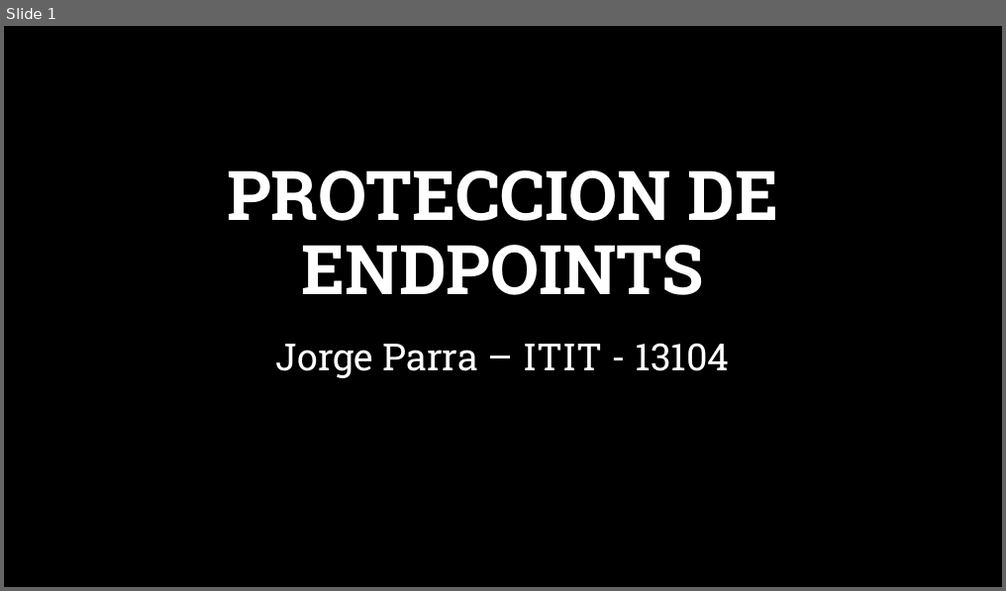
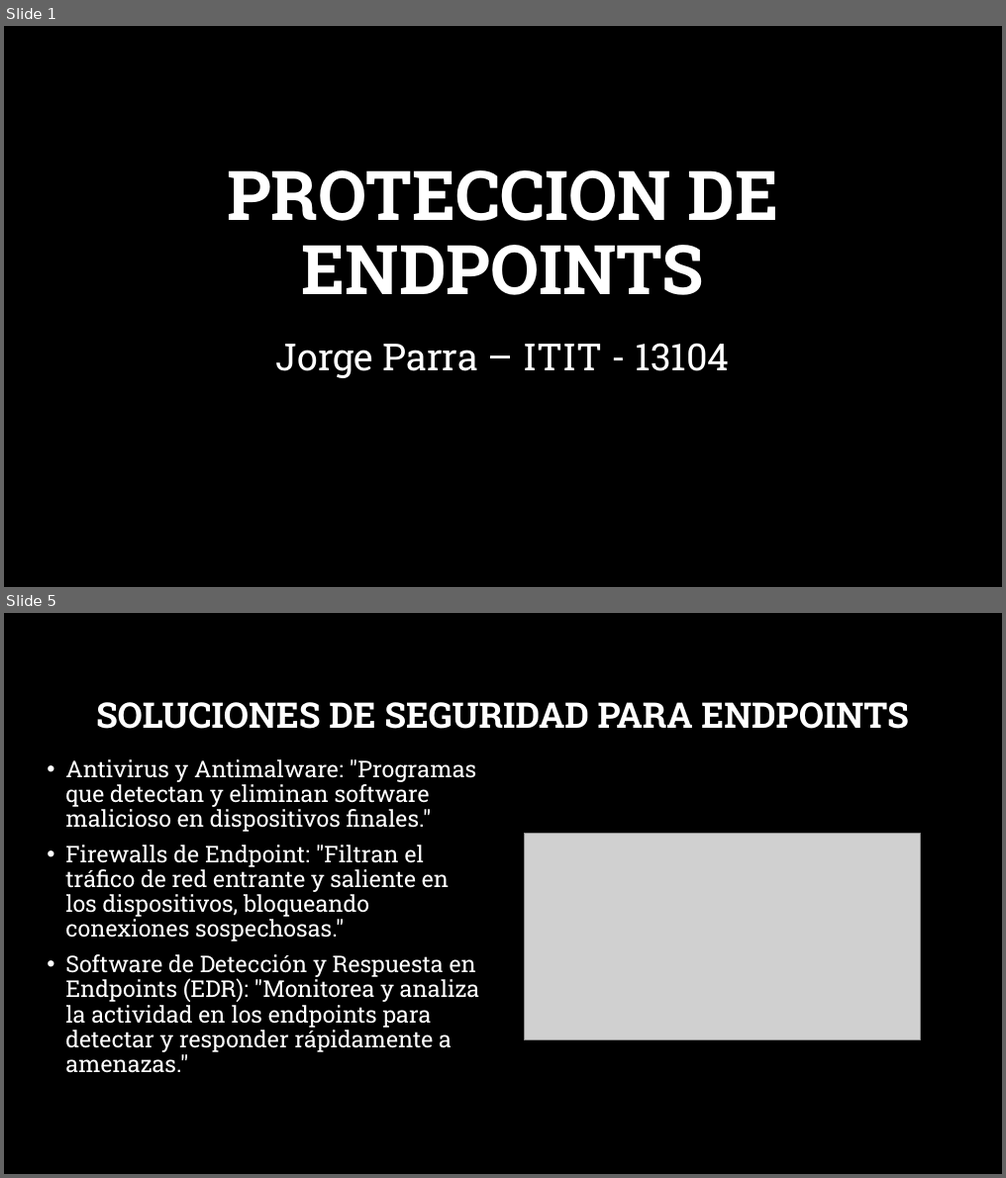
Before and after one commit to jphed/Sem5ULSA, a slide deck: redes/parcial1/Proteccion de endpoints.pptx. Shown one above the other, each under a label of ours: slide 1 before the commit, slides 1 and 5 after it; the slides between them are not shown. The pictures are 1006x591 and 1006x1178 pixels, drawn with LibreOffice and Linux fonts; fonts in the diff are those of the drawing; grey boxes stand for pictures; background and template pictures are left out. Boxes give left, top, right and bottom in pixels: in the first picture for what was removed or moved away, otherwise in the second. Text is boxed around its words. In the diff, an @@ line names an element or a change of style, - is before the commit and + after.

```diff
--- a/redes/parcial1/Proteccion de endpoints.pptx
+++ b/redes/parcial1/Proteccion de endpoints.pptx
@@ slide 5 added at [4,613,1002,1174], background picture (left out) @@
@@ title added at [96,702,908,729], 34 pt, text #FFFFFF, bold @@
+SOLUCIONES DE SEGURIDAD PARA ENDPOINTS
@@ text added at [65,760,479,1073], 22.2 pt, text #FFFFFF @@
+• Antivirus y Antimalware: "Programas que detectan y eliminan software malicioso en dispositivos finales."
+• Firewalls de Endpoint: "Filtran el tráfico de red entrante y saliente en los dispositivos, bloqueando conexiones sospechosas."
+• Software de Detección y Respuesta en Endpoints (EDR): "Monitorea y analiza la actividad en los endpoints para detectar y responder rápidamente a amenazas."
@@ picture added at [525,834,921,1041] @@
```
Also in this commit, not shown: 2 slides changed, 2 other slides added, 9 other files.
